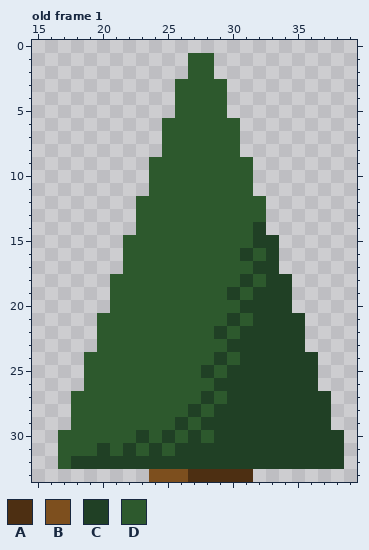
Two states of a pixel-art file, img/lone-pine.ase. The first picture shows the starting point.
54x34 pixels, 1 frame. Shown: old frame 1: x 15..39, y 0..33. The commit also changed other frames, which this record leaves out.
Palette (. is transparent): A #4d2f12  B #7d4f1e  C #204025  D #2d592d
Pixels before, old frame 1, first column x 17:
 1 ..........DD..........
 2 ..........DD..........
 3 .........DDDD.........
 4 .........DDDD.........
 5 .........DDDD.........
 6 ........DDDDDD........
 7 ........DDDDDD........
 8 ........DDDDDD........
 9 .......DDDDDDDD.......
10 .......DDDDDDDD.......
11 .......DDDDDDDD.......
12 ......DDDDDDDDDD......
13 ......DDDDDDDDDD......
14 ......DDDDDDDDDC......
15 .....DDDDDDDDDDCC.....
16 .....DDDDDDDDDCDC.....
17 .....DDDDDDDDDDCC.....
18 ....DDDDDDDDDDCDCC....
19 ....DDDDDDDDDCDCCC....
20 ....DDDDDDDDDDCCCC....
21 ...DDDDDDDDDDCDCCCC...
22 ...DDDDDDDDDCDCCCCC...
23 ...DDDDDDDDDDCCCCCC...
24 ..DDDDDDDDDDCDCCCCCC..
25 ..DDDDDDDDDCDCCCCCCC..
26 ..DDDDDDDDDDCCCCCCCC..
27 .DDDDDDDDDDCDCCCCCCCC.
28 .DDDDDDDDDCDCCCCCCCCC.
29 .DDDDDDDDCDCCCCCCCCCC.
30 DDDDDDCDCDCDCCCCCCCCCC
31 DDDCDCDCDCCCCCCCCCCCCC
32 DCCCCCCCCCCCCCCCCCCCCC
33 .......BBBAAAAA.......
Now the later version:
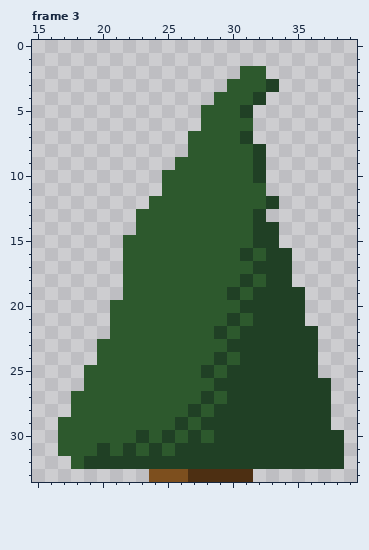
A new or re-ordered frame is compared with the old frame closest to it.
Diff:
frames 1 -> 4
Changed rows in their new state; - is an unchanged pixel.
Frame 3 is new; against old frame 1:
first column x 17:
 1 ----------..---------
 2 ----------..--DD-----
 3 ---------....DDDC----
 4 ---------...-DDC-----
 5 ---------..--DC------
 6 --------...---D------
 7 --------..----C------
 8 --------..----DC-----
 9 -------..------C-----
10 -------.-------C-----
11 -------.-------D-----
12 ------.---------C----
13 ---------------C-----
14 ----------------C----
16 -----------------C---
17 -----------------C---
18 ----.----------------
19 ----.-------------C--
20 ------------------C--
21 ---.-----------------
22 ---.---------------C-
23 -------------------C-
24 --.------------------
26 --------------------C
29 D--------------------
32 .D-------------------
Where, in picture pixels (left, top, right, bottom), the same in both pictures:
changed: (136, 53, 331, 391)
changed: (58, 274, 123, 469)
